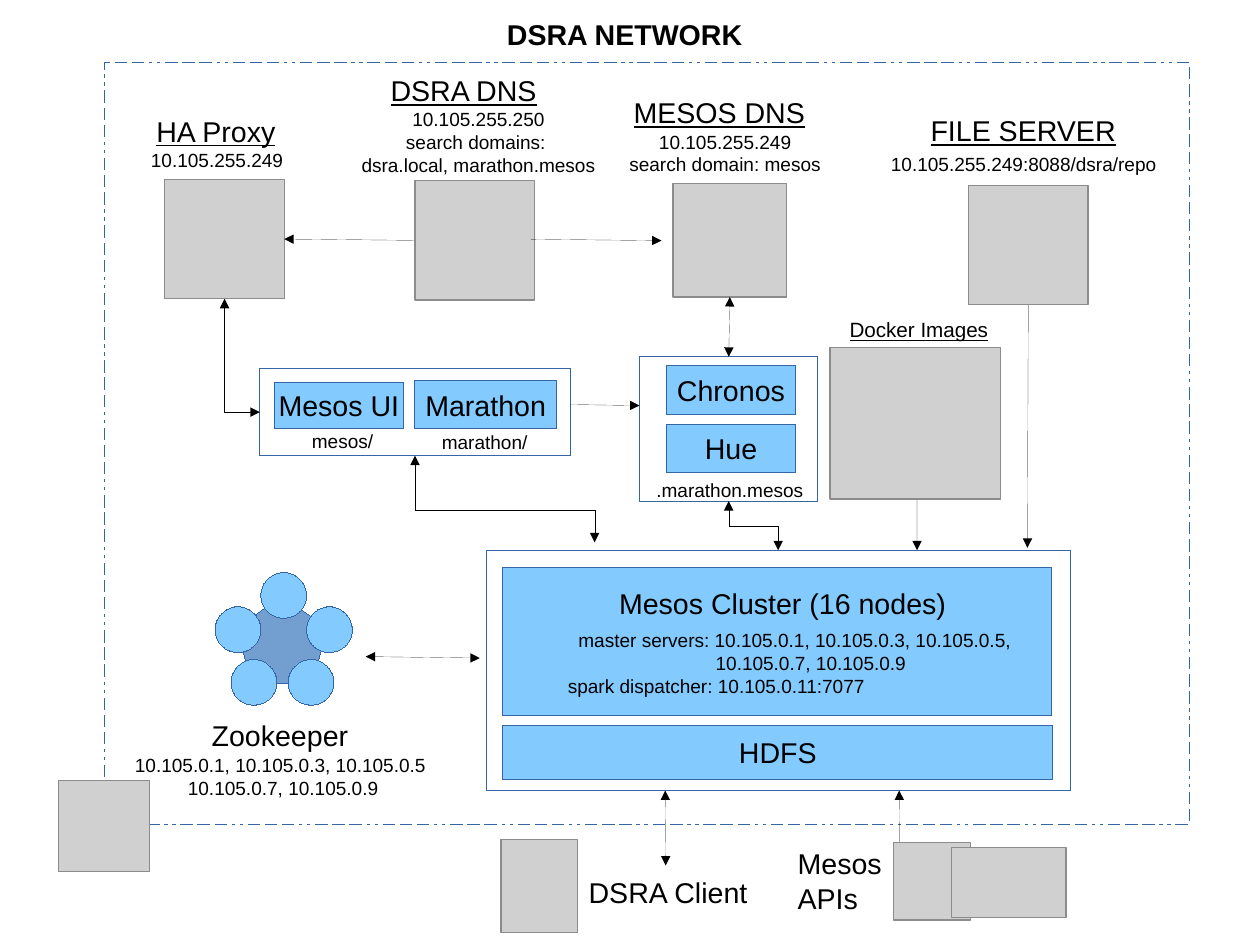
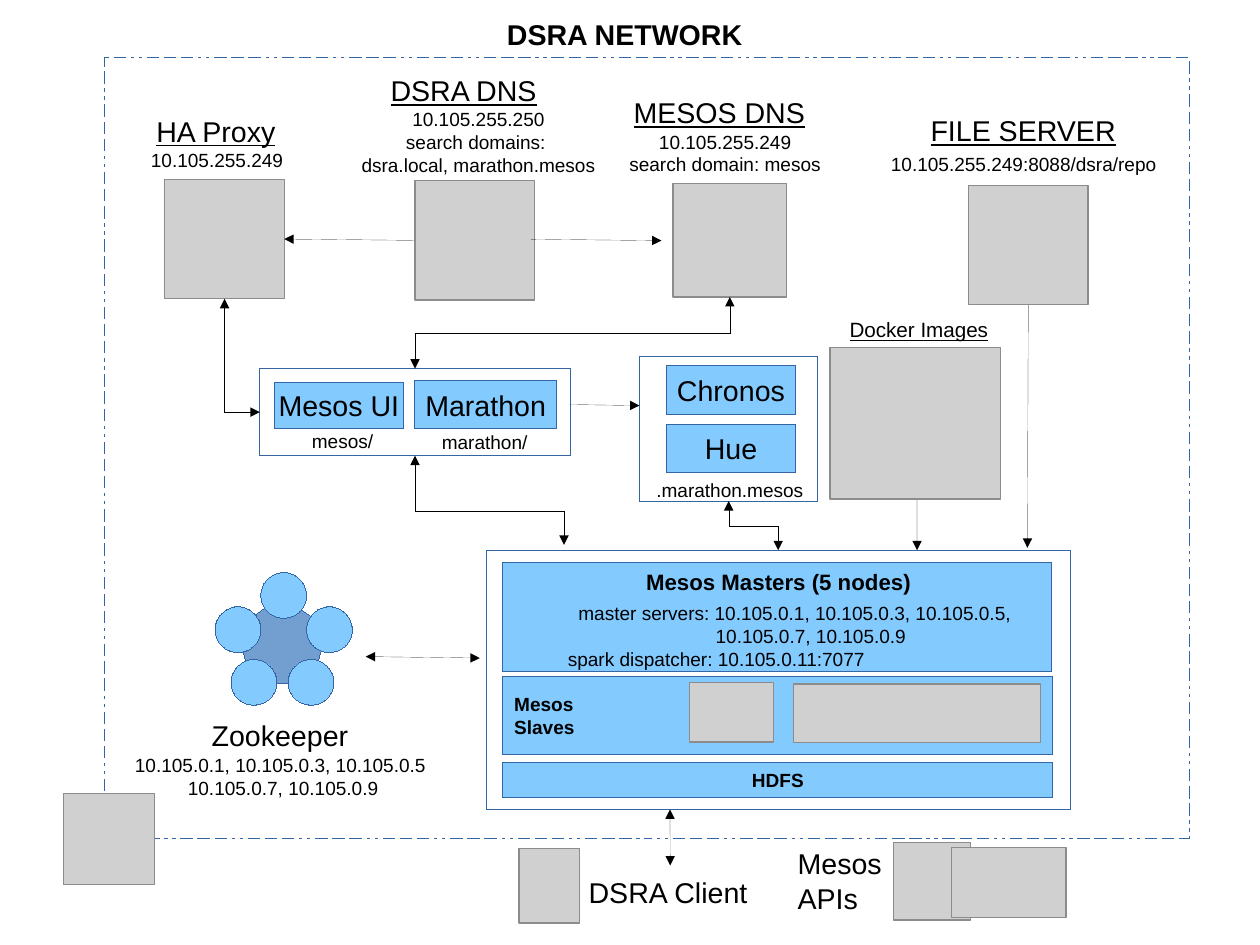
Before and after one commit to aglahe/dsra-dcos, a slide deck: slide 1 of docs/architecture.odp. Drawn at 1260x945 pixels with LibreOffice and Linux fonts; fonts in the diff are those of the drawing; grey boxes stand for pictures. Boxes give left, top, right and bottom in pixels: in the first picture for what was removed or moved away, otherwise in the second. Text is boxed around its words. In the diff, an @@ line names an element or a change of style, - is before the commit and + after.

```diff
--- a/docs/architecture.odp
+++ b/docs/architecture.odp
@@ rectangle: place and size @@
-rectangle at [105, 63, 1190, 826]
+rectangle at [105, 58, 1190, 839]
@@ elbow double arrow added from (731, 297) to (415, 368), #000000 0 pt @@
@@ double arrow removed from (731, 297) to (729, 357) @@
@@ elbow double arrow moved from (415, 456) - (595, 542) to (415, 456) - (565, 545) @@
@@ rectangle: place and size @@
-rectangle at [486, 550, 1070, 790]
+rectangle at [486, 550, 1070, 810]
@@ rectangle: place and size @@
-rectangle at [503, 567, 1052, 716]
+rectangle at [503, 563, 1052, 671]
@@ text "master servers: 10.105.0.1, 10.105.0.3, 10.105.0.5, ...": place and size @@
-text "master servers: 10.105.0.1, 10.105.0.3, 10.105.0.5, ..." at [568, 633, 1010, 697]
+text "master servers: 10.105.0.1, 10.105.0.3, 10.105.0.5, ..." at [568, 606, 1010, 670]
@@ text at [646, 574, 911, 595]: text changed; size 18 to 14 pt; bold on @@
-Mesos Cluster (16 nodes)
+Mesos Masters (5 nodes)
@@ rectangle added at [503, 677, 1053, 755], fill #83CAFF, outline #3465A4 0 pt, 12 pt, text #000000, bold @@
+Mesos
+Slaves
@@ picture added at [689, 683, 774, 742] @@
@@ picture added at [794, 684, 1040, 742] @@
@@ rectangle "HDFS": place and size @@
-rectangle "HDFS" at [503, 726, 1053, 780]
+rectangle "HDFS" at [503, 763, 1053, 798]
@@ rectangle "HDFS" at [503, 763, 1053, 798]: size 18 to 12 pt, bold on @@
@@ picture: place and size @@
-picture at [58, 781, 150, 872]
+picture at [63, 794, 154, 885]
@@ double arrow removed from (900, 866) to (900, 791) @@
@@ double arrow moved from (665, 866) - (665, 791) to (670, 866) - (670, 810) @@
@@ picture: place and size @@
-picture at [501, 840, 577, 934]
+picture at [519, 850, 580, 924]
```
Also in this commit, not shown: 1 slide removed, 1 other file.
